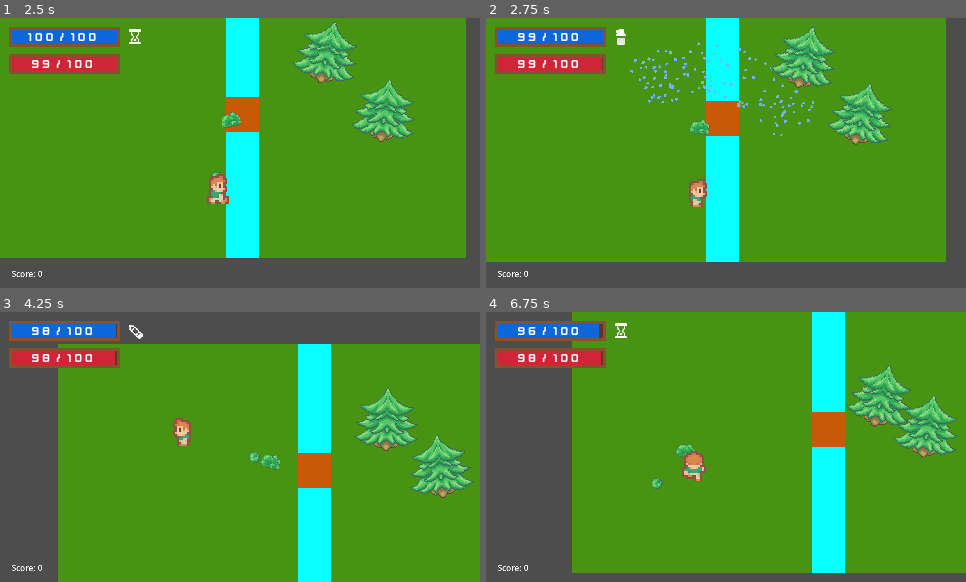
Above: before the commit, frames 1-4 (two rows, left to right).
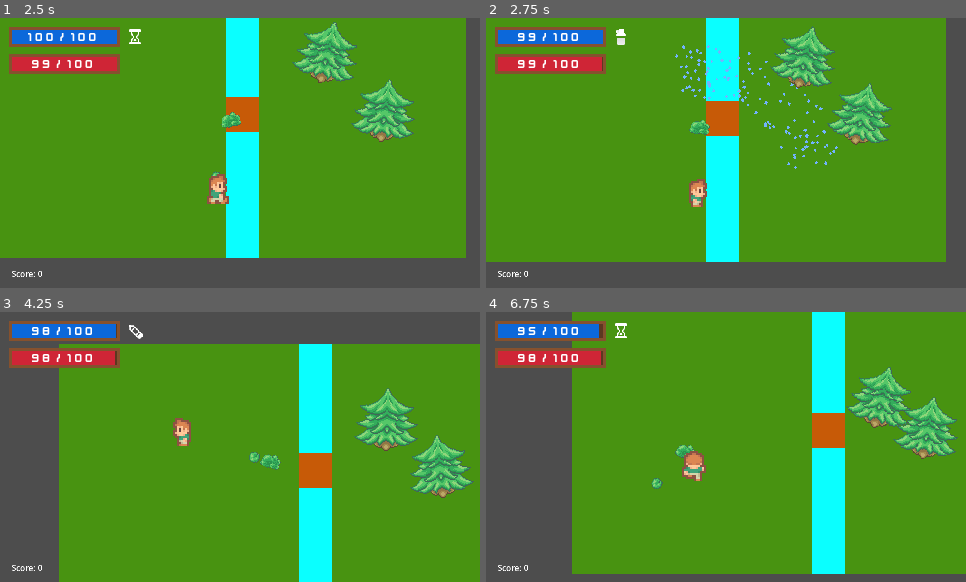
Above: after the commit, the same moments.

Repository: AndrewwAM/Project_KESS
Game: Godot game, scene res://levels/maps/patio.tscn
Two runs of this game, one before a commit and one after it. Both use one fixed random seed, a clock stepped at 60 frames per second and the inputs below.
Inputs (mouse positions are in pixels of both pictures, inside the frame that each line leads up to):
- Up to frame 1 (2.5 s): move the mouse to (345, 139) at 0.52 s; hold D (player_move_right) 0.53-1.28 s; hold Right mouse button (shoot_alt) 0.53-1.28 s; click (345, 139) at 0.8 s; move the mouse to (144, 166) at 1.27 s; hold S (player_move_down) 1.28-2.03 s; click (144, 166) at 1.35 s; right-click (144, 166) at 1.55 s; move the mouse to (288, 93) at 2.02 s; hold D (player_move_right) from 2.03 s (still down); hold Right mouse button (shoot_alt) from 2.03 s (still down); click (288, 93) at 2.3 s
- Up to frame 2 (2.75 s): keep holding D (player_move_right); keep holding Right mouse button (shoot_alt)
- Up to frame 3 (4.25 s): move the mouse to (216, 501) at 2.77 s; release D (player_move_right) at 2.78 s; release Right mouse button (shoot_alt) at 2.78 s; hold W (player_move_up) 2.78-3.53 s; click (216, 501) at 2.85 s; right-click (216, 501) at 3.05 s; move the mouse to (384, 487) at 3.52 s; hold A (player_move_left) from 3.53 s (still down); hold Right mouse button (shoot_alt) from 3.53 s (still down); click (384, 487) at 3.8 s
- Up to frame 4 (6.75 s): move the mouse to (582, 406) at 4.27 s; release Right mouse button (shoot_alt) at 4.28 s; click (582, 406) at 4.35 s; right-click (582, 406) at 4.55 s; move the mouse to (750, 447) at 5.02 s; release A (player_move_left) at 5.03 s; hold S (player_move_down) 5.03-5.78 s; hold Right mouse button (shoot_alt) 5.03-5.78 s; click (750, 447) at 5.3 s; move the mouse to (654, 379) at 5.77 s; hold D (player_move_right) 5.78-6.53 s; click (654, 379) at 5.85 s; right-click (654, 379) at 6.05 s; move the mouse to (831, 433) at 6.52 s; hold W (player_move_up) from 6.53 s (still down); hold Right mouse button (shoot_alt) from 6.53 s (still down)

Frame 1 is identical in both runs. In frame 2, 1.0% of the frame differs, in the area x 30-74%, y 8-56%; in frame 3, 0.6%; in frame 4, 2.7%, in the area x 8-100%, y 6-98%.

Commit message:
Balance laser

Diff:
--- a/entities/player/chorro.gd
+++ b/entities/player/chorro.gd
@@ -16,7 +16,7 @@
 var keep_shooting: bool = false
 var switch_cooldown = 1.0
 var cone_water_consume = 10.0
-var laser_water_consume = 25.0
+var laser_water_consume = 30.0
 
 @export var cone_rotation_speed: float = 6.0
 @export var laser_rotation_speed: float = 1.5
@@ -24,7 +24,7 @@
 var current_rotation_speed = cone_rotation_speed
 
 var damage_cone: float = 20.0
-var damage_laser: float = 50.0
+var damage_laser: float = 150.0
 
 enum Modo {Cono, Laser}
 
@@ -100,7 +100,7 @@
 
 	for child in cone_mode.get_children():
 		if child is RayCast2D:
-			child.free() # En @tool, free() es más inmediato que queue_free()
+			child.free()
 
 	var angle_rad = deg_to_rad(cone_angle_degrees)
 	var start_angle = -angle_rad / 2.0
@@ -179,15 +179,9 @@
 
 func toggle_mode() -> void:
 	if current_mode == PressureMode.CONE:
-		current_rotation_speed = laser_rotation_speed
 		current_mode = PressureMode.LASER
-		# (Opcional) Cambiar a un azul más oscuro para dar feedback visual
-		#cone_water_particles.process_material.color = Color(0.2, 0.4, 1.0)
 	else:
 		current_mode = PressureMode.CONE
-		current_rotation_speed = cone_rotation_speed
-		# Volver al azul claro
-		#cone_water_particles.process_material.color = Color(0.6, 0.9, 1.0)
 
 	mode_changed.emit(current_mode, is_switching)
 
@@ -204,19 +198,15 @@
 		set_cone_enabled(true)
 		laser_hitbox.set_deferred("disabled", true)
 	elif current_mode == PressureMode.LASER:
+		current_rotation_speed = laser_rotation_speed
 		laser_line.visible = true
 		set_cone_enabled(false)
 		laser_hitbox.set_deferred("disabled", false)
 
 func stop_shooting() -> void:
+	current_rotation_speed = cone_rotation_speed
 	is_shooting = false
 	keep_shooting = false
-	#if current_mode == PressureMode.CONE:
-	#	cone_water_particles.emitting = false
-	#else:
-	#	laser_water_particles.emitting = false
-
-	# Se apaga tanto partículas como hitboxes
 	laser_line.visible = false
 	cone_water_particles.emitting = false
 	set_cone_enabled(false)
@@ -252,7 +242,6 @@
 
 		if current_mode == PressureMode.CONE:
 			current_damage = damage_cone * delta
-
 			consumo = cone_water_consume * delta
 
 			var hit_this_frame: Array = []
